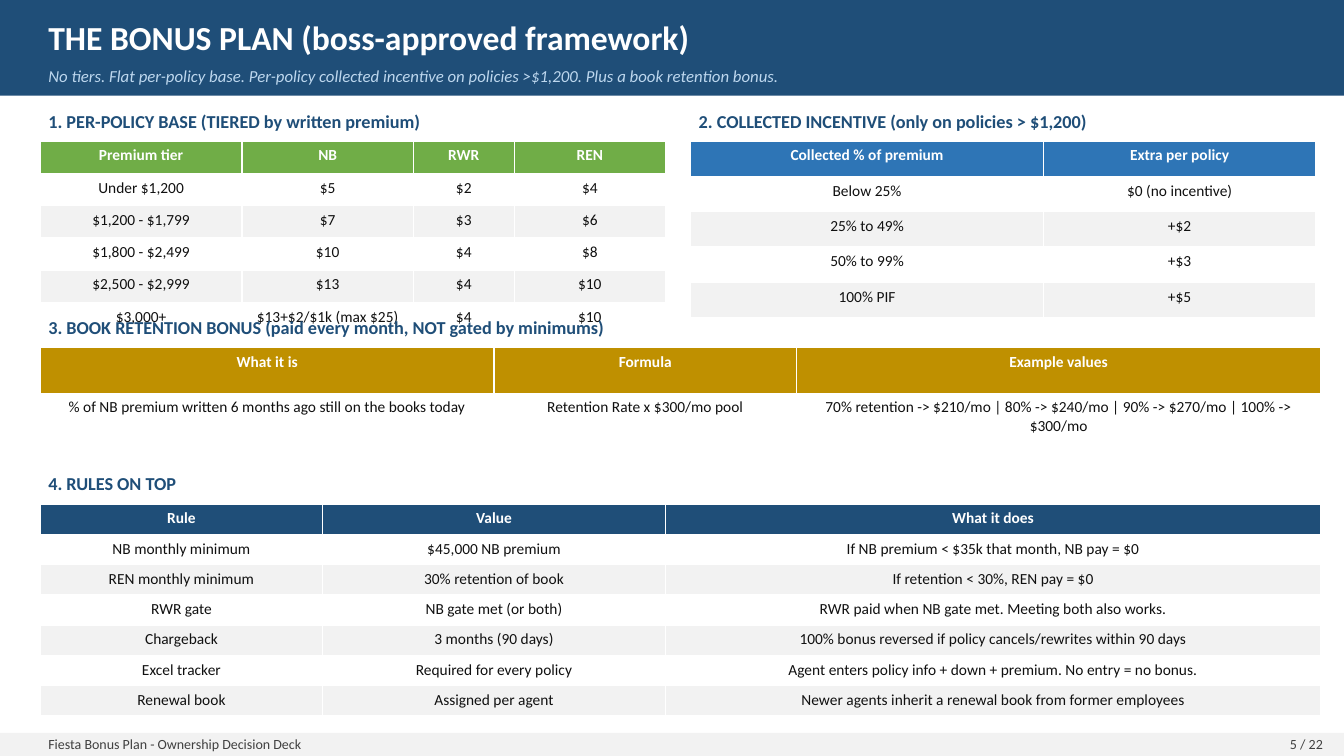
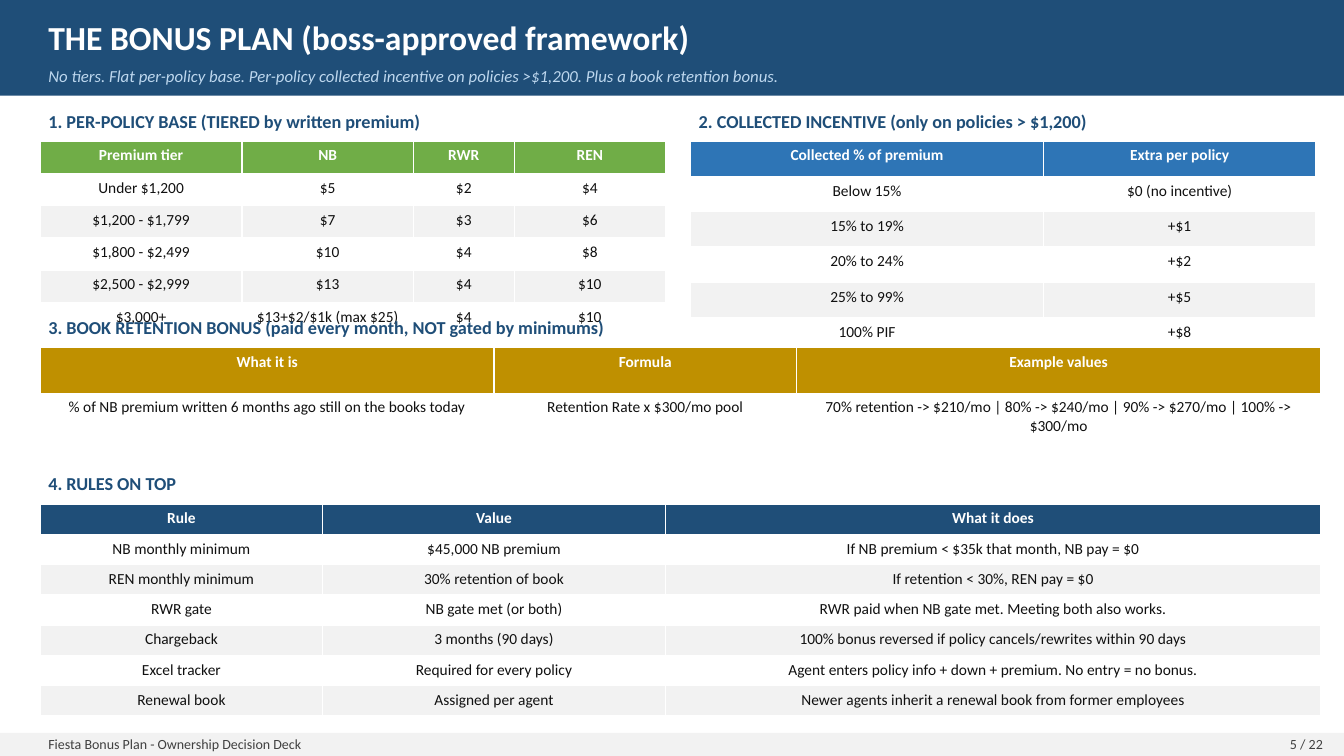
Before and after one commit to FAUS-tech/fiesta-bonus, a slide deck: slide 5 of output/Bonus_Plan_FINAL.pptx. Drawn at 1344x756 pixels with LibreOffice and Linux fonts; fonts in the diff are those of the drawing. Boxes give left, top, right and bottom in pixels: in the first picture for what was removed or moved away, otherwise in the second. Text is boxed around its words. In the diff, an @@ line names an element or a change of style, - is before the commit and + after.

```diff
--- a/output/Bonus_Plan_FINAL.pptx
+++ b/output/Bonus_Plan_FINAL.pptx
@@ table at [691, 141, 1316, 353] @@
-row 2: Below 25% | $0 (no incentive)
-row 3: 25% to 49% | +$2
-row 4: 50% to 99% | +$3
-row 5: 100% PIF | +$5
+row 2: Below 15% | $0 (no incentive)
+row 3: 15% to 19% | +$1
+row 4: 20% to 24% | +$2
+row 5: 25% to 99% | +$5
+row 6: 100% PIF | +$8
```
Also in this commit, not shown: 10 other slides changed, 3 other files.
